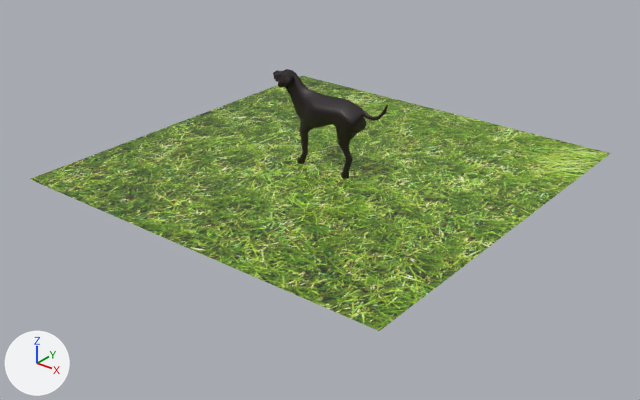
The glTF model scene4.gltf as it was, and as the next commit left it.
Both versions are drawn from a camera (50 mm lens) standing at (28.8, -36.9, 20.5) and looking at (0.7, -1.8, -1.3). Lighting does not change. The marker at lower left points along +X, +Y and +Z. Where no turn or scale is listed for an object, it has been applied to the vertices.

Objects in the first picture: 'Dog', 'Grass'.
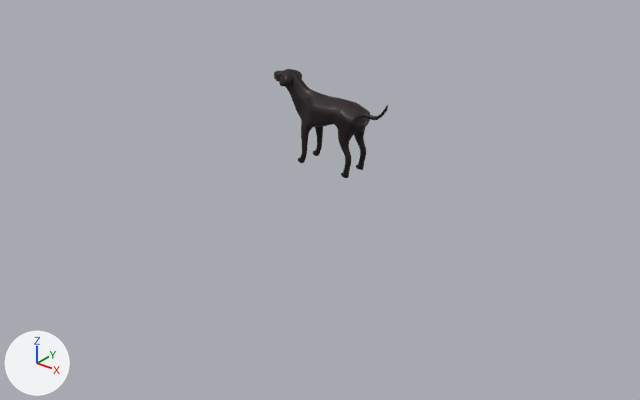
Pixel boxes (x1, y1, x2, y2) of what changed, in the pictures (640 x 400 px):
'Grass', deleted (green)
    before: (30, 76, 611, 331)
'Dog', reshaped
    before: (273, 69, 388, 179)
    after: (274, 69, 388, 178)
part 1 of me_plane, built on
    before: (273, 69, 388, 179)
    after: (274, 69, 388, 178)

The change, as a list of edits to the scene's bpy script:
```text
Change me_plane:
    used by ob_dog; location = (0.0, 0.0, 3.26)
    remove me_plane.from_pydata(...)  # 329 vertices, 594 faces; spans x -3.99..3.89, y -0.99..0.0, z -3.28..1.91
    add me_plane.from_pydata(...)  # 9506 vertices, 19008 faces; spans x -3.98..3.87, y -0.93..0.93, z -3.26..1.91
    me_plane part 1: 1 vertex moved within x -1.65, y -0.41, z 0.59; 318 vertices removed from x -3.99..3.89, y -0.99..0.0, z -3.28..1.91; 9495 vertices added at x -3.98..3.87, y -0.93..0.93, z -3.26..1.91
    me_plane part 2: the surface is now shaded flat
Remove ob_grass:
    ob_grass = bpy.data.objects.new('Grass', me_plane_001)
    ob_grass.location = (0.0, 0.0, 0.0)
```
